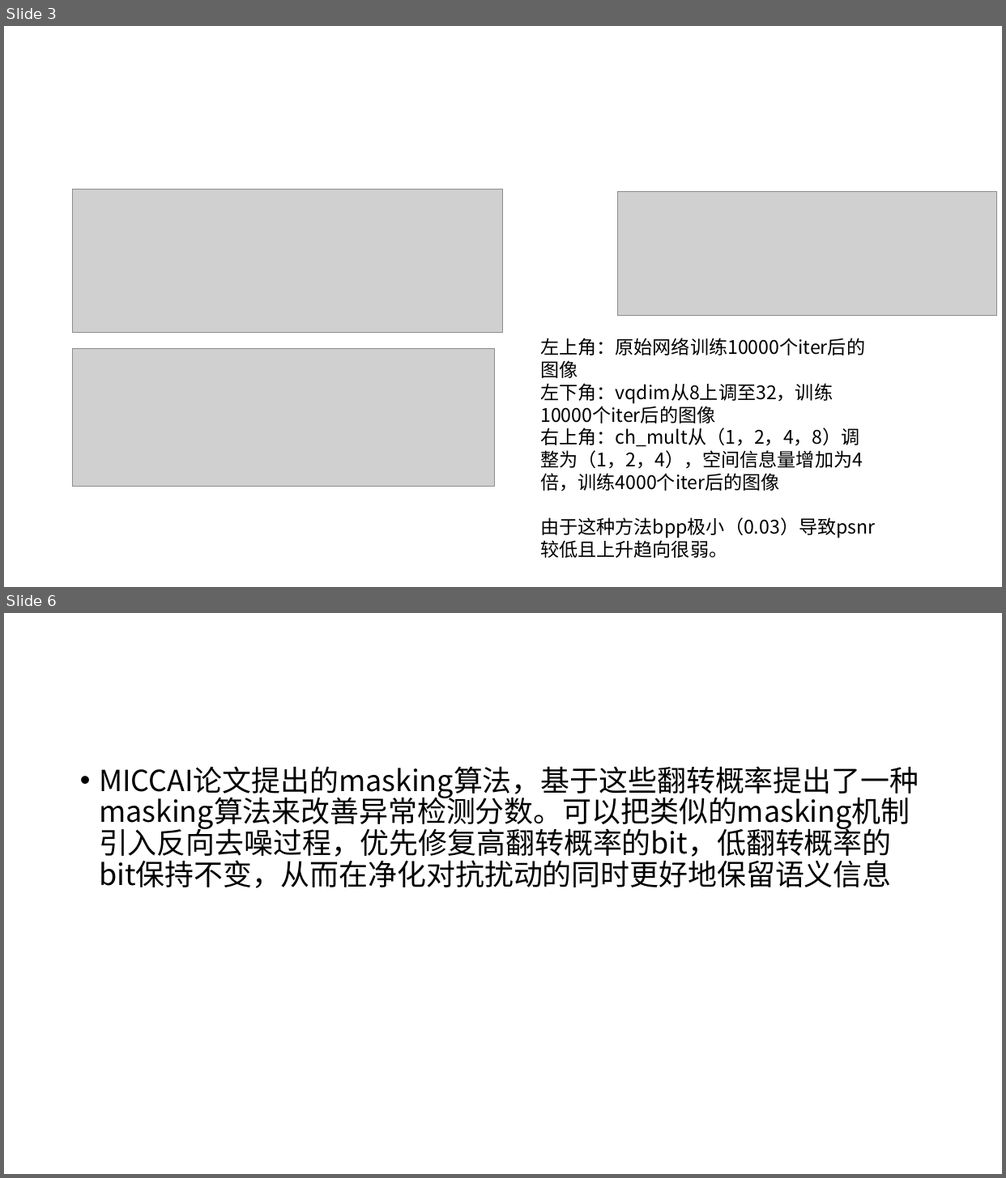
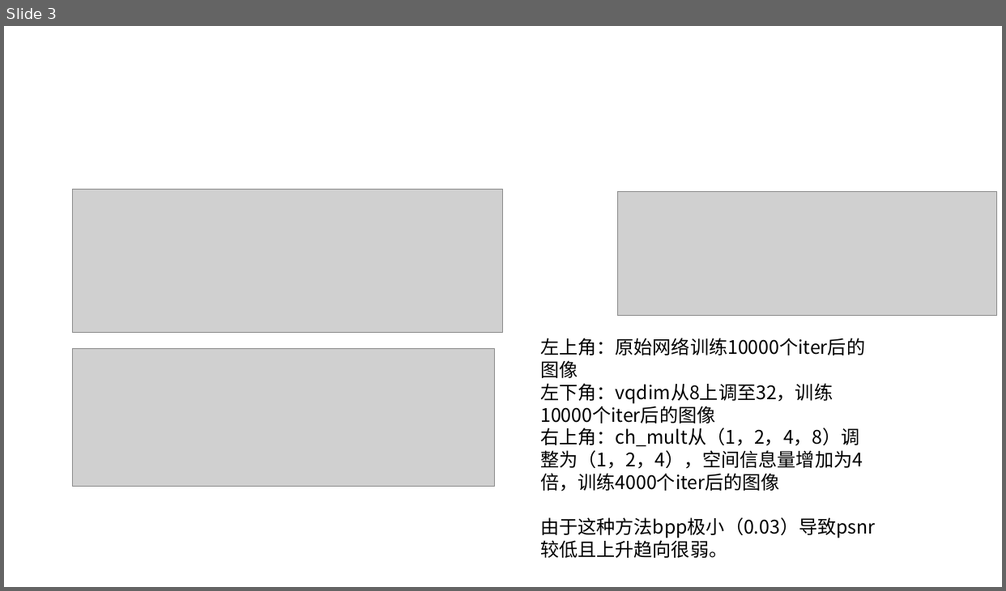
Before and after one commit to lulutianyi/CRIS, a slide deck: CRIS_week15.pptx. Shown one above the other, each under a label of ours: slides 3 and 6 before the commit, slide 3 after it; the slides between them are not shown. The pictures are 1006x1178 and 1006x591 pixels, drawn with LibreOffice and Linux fonts; fonts in the diff are those of the drawing; grey boxes stand for pictures. Boxes give left, top, right and bottom in pixels: in the first picture for what was removed or moved away, otherwise in the second. Text is boxed around its words. In the diff, an @@ line names an element or a change of style, - is before the commit and + after.

```diff
--- a/CRIS_week15.pptx
+++ b/CRIS_week15.pptx
@@ slide 6 removed at [4,613,1002,1174], background #FFFFFF @@
@@ text removed at [99,766,918,888] @@
-• MICCAI论文提出的masking算法，基于这些翻转概率提出了一种masking算法来改善异常检测分数。可以把类似的masking机制引入反向去噪过程，优先修复高翻转概率的bit，低翻转概率的bit保持不变，从而在净化对抗扰动的同时更好地保留语义信息
```
Also in this commit, not shown: 2 slides added, 2 other slides removed, 5 other files.
